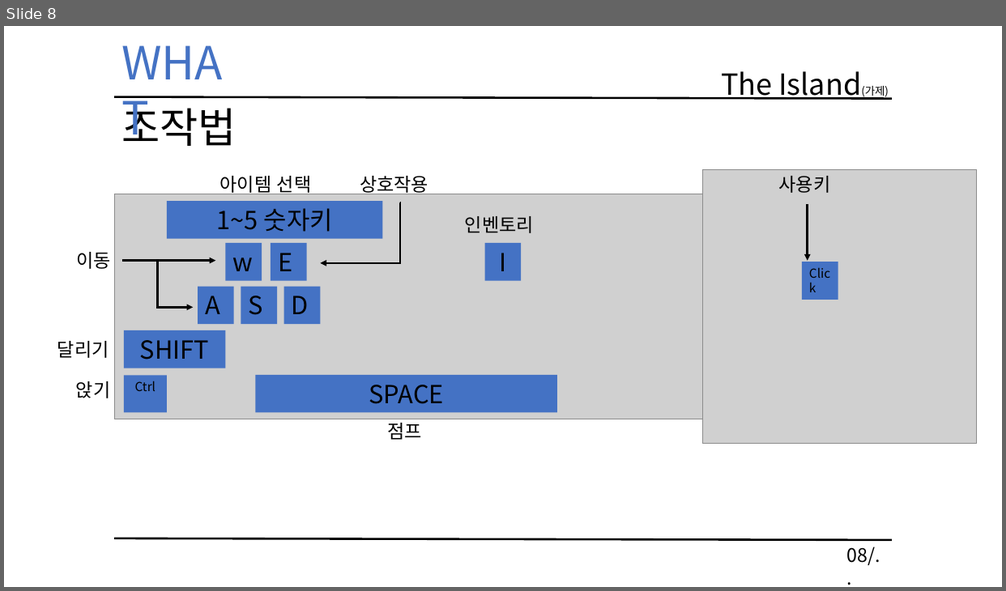
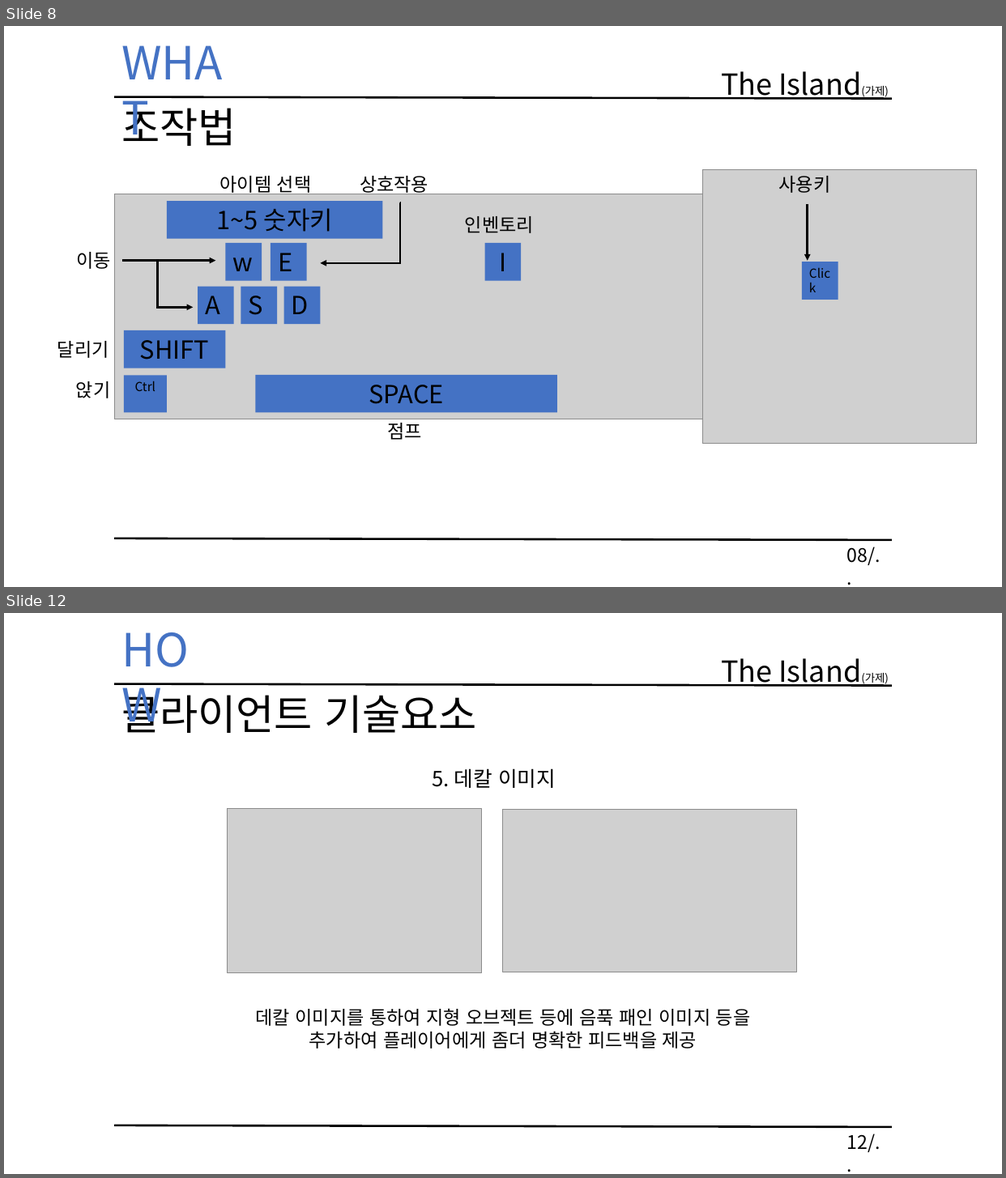
Before and after one commit to KimHaYoon/SickPerson, a slide deck: 문서/졸업작품 게임 기획서 초안.pptx. Shown one above the other, each under a label of ours: slide 8 before the commit, slides 8 and 12 after it; the slides between them are not shown. The pictures are 1006x591 and 1006x1178 pixels, drawn with LibreOffice and Linux fonts; fonts in the diff are those of the drawing; grey boxes stand for pictures. Boxes give left, top, right and bottom in pixels: in the first picture for what was removed or moved away, otherwise in the second. Text is boxed around its words. In the diff, an @@ line names an element or a change of style, - is before the commit and + after.

```diff
--- a/문서/졸업작품 게임 기획서 초안.pptx
+++ b/문서/졸업작품 게임 기획서 초안.pptx
@@ slide 12 added at [4,613,1002,1174], background #FFFFFF @@
@@ text added at [114,618,227,680], 44 pt, text #4472C4 @@
+HOW
@@ text added at [721,658,889,687], 28 pt, text #000000 @@
+The Island(가제)
@@ line added from (114, 684) to (892, 686), #000000 2 pt @@
@@ text added at [121,688,477,733], 40 pt, text #000000 @@
+클라이언트 기술요소
@@ text added at [432,769,556,788], 20 pt, text #000000 @@
+5. 데칼 이미지
@@ picture added at [228,809,483,973] @@
@@ picture added at [503,809,797,973] @@
@@ text added at [256,1008,751,1049], 18 pt, text #000000 @@
+데칼 이미지를 통하여 지형 오브젝트 등에 음푹 패인 이미지 등을
+추가하여 플레이어에게 좀더 명확한 피드백을 제공
@@ line added from (114, 1126) to (892, 1127), #000000 2 pt @@
@@ text added at [847,1134,880,1152], 18 pt, text #000000 @@
+12/..
```
Also in this commit, not shown: 9 slides changed, 4 other slides added.
